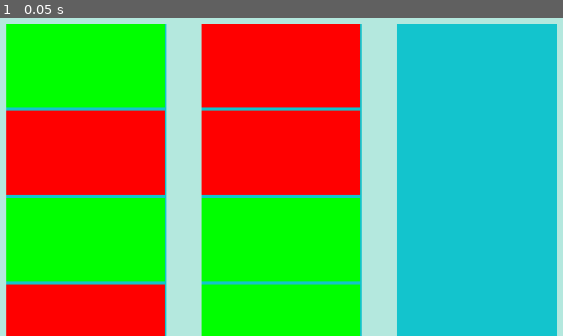
Above: before the commit, frame 1.
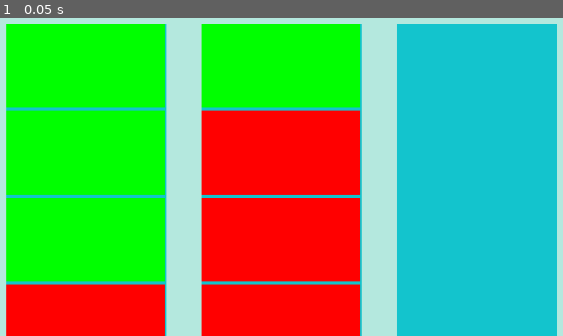
Above: after the commit, the same moment.

Repository: cs340-24/color_sort
Game: Godot game, scene res://main.tscn
Two runs of this game, one before a commit and one after it. Both use one fixed random seed, a clock stepped at 60 frames per second and the inputs below.
Inputs:
- Up to frame 1 (0.05 s): no input

The runs differ from the first frame. In frame 1, 27% of the frame differs, in the area x 1-64%, y 1-100%.

Commit message:
reworked level generation file reading section of newGame.gd

Diff:
--- a/color_sort_godot/newGame.gd
+++ b/color_sort_godot/newGame.gd
@@ -19,7 +19,7 @@
 
 func read_level():
 	var levelFile = File.new()
-	levelFile.open('res://testLevel.txt', File.READ)
+	levelFile.open('res://2_1.txt', File.READ)
 	if !levelFile.is_open():
 		print("ERROR: FILE NOT OPEN")
 	var i = 1
@@ -29,16 +29,12 @@
 		i += 1
 	levelFile.close()
 	## TO CHANGE
-	# numBottles = levelContent["1"]
-	# numBlocks = levelContent["2"]
 	numBottles = levelContent["1"]
 	numSpots = levelContent["2"]
-	numBottles = levelContent["3"]
 	print(numBottles)
 	i = 0
 	var oldY = blockYPos
-	var counter = 4
-	## var counter = 3
+	var counter = 3
 	for j in int(numBottles):
 		var newBottle = bottle.instance()
 		add_child(newBottle)
@@ -48,7 +44,7 @@
 		blockYPos = oldY
 		for k in int(numSpots):
 			print("Spawned Block")
-			if levelContent[str(counter)] == 'A':
+			if levelContent[str(counter)] == '1':
 				var newBlock = block.instance()
 				newBlock.set_name("redBlock")
 				newBlock.color = Color(1,0,0, 1)
@@ -56,14 +52,14 @@
 				# newBlock.rect_position.y = blockYPos
 				newBottle.get_node("VBoxContainer").add_child(newBlock)
 
-			if levelContent[str(counter)] == 'B':
+			if levelContent[str(counter)] == '2':
 				var newBlock = block.instance()
 				newBlock.set_name("greenBlock")
 				newBlock.color = Color(0,1,0, 1)
 				# newBlock.rect_position.x = blockXPos
 				# newBlock.rect_position.y = blockYPos
 				newBottle.get_node("VBoxContainer").add_child(newBlock)
-			if levelContent[str(counter)] == 'C':
+			if levelContent[str(counter)] == '3':
 				var newBlock = block.instance()
 				newBlock.set_name("blueBlock")
 				newBlock.color = Color(0,0,1, 1)
@@ -71,7 +67,7 @@
 				# newBlock.rect_position.y = blockYPos
 				newBottle.get_node("VBoxContainer").add_child(newBlock)
 
-			if levelContent[str(counter)] == 'D':
+			if levelContent[str(counter)] == '4':
 				var newBlock = block.instance()
 				newBlock.set_name("purpleBlock")
 				newBlock.color = Color(1,0,1,0)
@@ -80,7 +76,7 @@
 				# newBlock.rect_position.y = blockYPos
 				newBottle.get_node("VBoxContainer").add_child(newBlock)
 
-			if levelContent[str(counter)] == '-':
+			if levelContent[str(counter)] == '0':
 				var newBlock = block.instance()
 				newBlock.set_name("nullBlock")
 				newBlock.color = Color(0,0,0,0)
Not shown, added: color_sort_godot/2_1.txt
